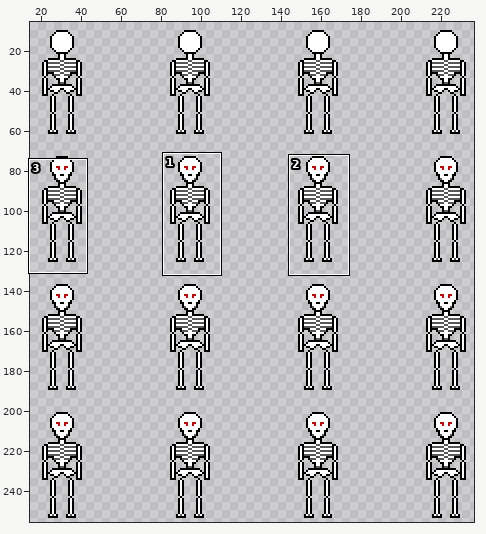
Pixel-art file: assets/aseprite/skeleton2.aseprite. The picture above shows the old version from afar; the outline marks the close-up.
Close-up. The starting point:
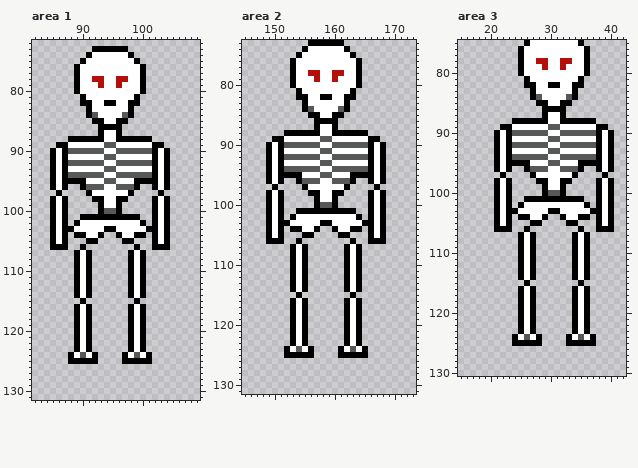
256x256 pixels, 1 frame. Pixels under 10% opacity are left out. Shown: area 1: x 82..109, y 72..131; area 2: x 145..173, y 73..131; area 3: x 15..42, y 75..130. The wide view leaves out empty margins. The commit also changed other parts of the picture, which this record leaves out.
And afterwards:
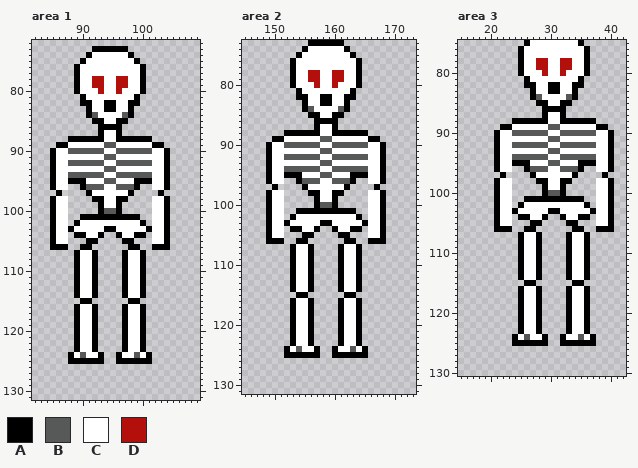
Palette (. is transparent): A #000000  B #575958  C #ffffff  D #b3100c
Change:
Area 1, layer "BigHead":
y 79: x 92 C -> D; x 97 C -> D
y 80: x 93 C -> D; x 96 C -> D
y 83: x 94..95 CC -> AA
y 90..96: x 87 A -> C; x 102 A -> C
y 98..105: x 87 A -> C; x 102 A -> C
y 106: x 91 . -> A; x 98 . -> A
y 107..114: x 91..92 A. -> CA; x 97..98 .A -> AC
y 115: x 91 . -> A; x 98 . -> A
y 116..123: x 91..92 A. -> CA; x 97..98 .A -> AC
y 124: x 92..93 A. -> CA; x 96..97 .A -> AC
y 125: x 93 . -> A; x 96 . -> A
Area 2, layer "BigHead":
y 79: x 156 C -> D; x 161 C -> D
y 80: x 157 C -> D; x 160 C -> D
y 83: x 158..159 CC -> AA
y 90..96: x 151 A -> C; x 166 A -> C
y 98..105: x 151 A -> C; x 166 A -> C
y 106: x 155 . -> A; x 162 . -> A
y 107..114: x 155..156 A. -> CA; x 161..162 .A -> AC
y 115: x 155 . -> A; x 162 . -> A
y 116..123: x 155..156 A. -> CA; x 161..162 .A -> AC
y 124: x 156..157 A. -> CA; x 160..161 .A -> AC
y 125: x 157 . -> A; x 160 . -> A
Area 3, layer "BigHead":
y 79: x 28 C -> D; x 33 C -> D
y 80: x 29 C -> D; x 32 C -> D
y 83: x 30..31 CC -> AA
y 90..96: x 23 A -> C; x 38 A -> C
y 98..105: x 23 A -> C; x 38 A -> C
y 106: x 27 . -> A; x 34 . -> A
y 107..114: x 27..28 A. -> CA; x 33..34 .A -> AC
y 115: x 27 . -> A; x 34 . -> A
y 116..123: x 27..28 A. -> CA; x 33..34 .A -> AC
y 124: x 28..29 A. -> CA; x 32..33 .A -> AC
y 125: x 29 . -> A; x 32 . -> A
